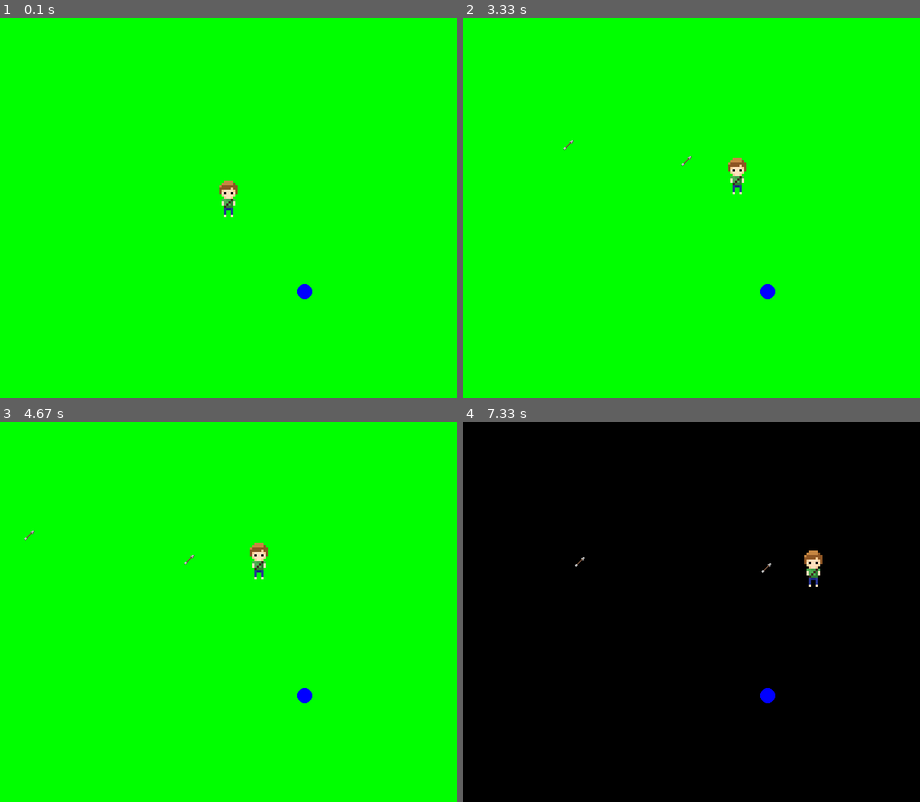
Above: before the commit, frames 1-4 (two rows, left to right).
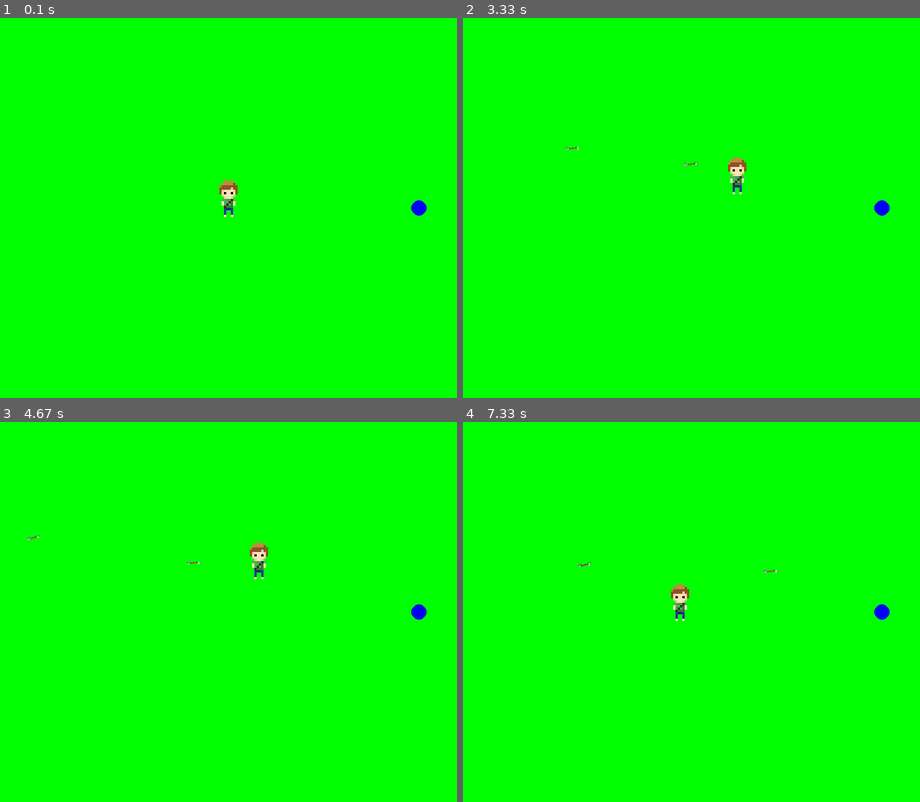
Above: after the commit, the same moments.

Repository: TomasPires/Projeto_Final_pygame
Game: pygame game, started from treasures_and_burial.py
Same seed, same stepped clock (60 frames per second), same inputs: the game is played once before the commit and once after it.
Inputs (mouse positions are in pixels of both pictures, inside the frame that each line leads up to):
- Up to frame 1 (0.1 s): no input
- Up to frame 2 (3.33 s): tap Space at 0.33, 2.33, 2.73, 3.03, 3.3 s; press the mouse at (737, 291) at 0.7 s; move the mouse to (641, 223) at 0.8 s; release the mouse at (549, 151) at 0.93 s; hold D 1-1.47 s; hold W 1.5-1.8 s; hold D 1.83-2.3 s; hold A 2.67-3.2 s; hold S from 3.23 s (still down)
- Up to frame 3 (4.67 s): release S at 3.53 s; hold A 3.57-3.97 s; tap Space at 3.63, 3.93, 4.07, 4.47 s; hold W 4-4.37 s; hold D from 4.4 s (still down)
- Up to frame 4 (7.33 s): tap Space at 4.77, 5.13, 5.53, 5.83, 6.03, 6.33, 6.53, 6.87, 7.17 s; release D at 5.03 s; hold S 5.07-5.43 s; hold A 5.47-5.93 s; hold D 5.97-6.43 s; hold W 6.47-6.77 s; hold D 6.8-7.27 s; hold A from 7.3 s (still down)

The runs differ from the first frame. In frame 1, 0.2% of the frame differs, in the area x 65-94%, y 48-74%; in frame 2, 0.3%; in frame 3, 0.3%; in frame 4, 100%, in the area x 0-100%, y 0-100%.

Commit message:
Desenvolvimento do código - Aula 03/06 - Daniel Parnes e Tomás Pires

Diff:
--- a/treasures_and_burial.py
+++ b/treasures_and_burial.py
@@ -88,7 +88,6 @@
         self.groups = groups
         self.assets = assets
 
-        # Só será possível atirar uma vez a cada 500 milissegundos
         self.last_shot = pygame.time.get_ticks()
         self.shoot_ticks = 500
 
@@ -108,16 +107,10 @@
             self.rect.bottom = HEIGHT
 
     def shoot(self):
-        # Verifica se pode atirar
         now = pygame.time.get_ticks()
-        # Verifica quantos ticks se passaram desde o último tiro.
         elapsed_ticks = now - self.last_shot
-
-        # Se já pode atirar novamente...
         if elapsed_ticks > self.shoot_ticks:
-            # Marca o tick da nova imagem.
             self.last_shot = now
-            # A nova bala vai ser criada logo acima e no centro horizontal da nave
             nova_flecha = Flecha(self.assets, self.rect.centery, self.rect.centerx)
             self.groups['all_sprites'].add(nova_flecha)
             self.groups['all_flechas'].add(nova_flecha)
@@ -139,26 +132,64 @@
         self.angle = degrees(angle)
         self.speedx = cos(angle)*self.speed
         self.speedy = sin(angle)*self.speed
+        self.image = pygame.transform.rotate(self.image,(self.angle-45))
+        self.assets = assets
+
 
     def update(self):
-        # A bala só se move no eixo y
         self.rect.y += self.speedy
         self.rect.x += self.speedx
-        # Se o tiro passar do inicio da tela, morre.
         if self.rect.bottom < 0:
             self.kill()
+
+
+class Enemy(pygame.sprite.Sprite):
+    def __init__(self,groups,assets,player):
+        n = random.randint(0,4)
+        self.assets = assets
+        self.image = self.assets['elementals'][n]
+        self.groups = groups
+        self.rect = self.image.get_rect()
+        self.rect.centerx = 550
+        self.rect.centery = HEIGHT/2
+        self.speed = 0
+        distax = player.rect.centerx - self.rect.centerx
+        distay = player.rect.centery - self.rect.centery
+        angle = atan2(distay,distax)
+        self.angle = degrees(angle)
+        self.speedx = cos(angle)*self.speed
+        self.speedy = sin(angle)*self.speed
+        self.groups = groups
+        self.assets = assets
+
+
+    def update(self):
+        if self.rect.right > WIDTH:
+            self.rect.right = WIDTH
+            self.speed = 0
+        if self.rect.left < 0:
+            self.rect.left = 0
+            self.speed = 0
+        if self.rect.top < 0:
+            self.rect.top = 0
+            self.speed = 0
+        if self.rect.bottom > HEIGHT:
+            self.rect.bottom = HEIGHT
+            self.speed = 0
 
 def janela(window):
     #grupos das sprites
     all_sprites = pygame.sprite.Group()
     all_flechas = pygame.sprite.Group()
+    all_enemies = pygame.sprite.Group()
     groups = {}
     groups['all_sprites'] = all_sprites
     groups['all_flechas'] = all_flechas
+    groups['all_enemies'] = all_enemies
     assets = load_assets()
     player = Char(groups, assets)
+    enemy = Enemy(groups,assets,player)
     all_sprites.add(player)
-
 
     #Loop principal
     gamerun = True
@@ -190,12 +221,15 @@
                     player.y_speed -=5
 
             if event.type == pygame.MOUSEMOTION:
-                mouse = list(pygame.mouse.get_pos())  ###
+                mouse = list(pygame.mouse.get_pos())
                 print(mouse)
 
         if player.rect.right >= (WIDTH)-100:
             if (HEIGHT/2)-50<player.rect.bottom<(HEIGHT/2+50):
                 MAPA = BLACK
+                player.kill()
+                player = Char(groups,assets)
+                all_sprites.add(player)
         else:
             MAPA = GREEN
 
@@ -204,7 +238,8 @@
         window.fill(MAPA) #Depois, podemos usar o comando pygame.display.flip()
         all_sprites.draw(window)
         all_flechas.draw(window)
-        pygame.draw.circle(window, BLUE,(400,360),10) ###
+        all_enemies.draw(window)
+        pygame.draw.circle(window, BLUE,(550,250),10)
         pygame.display.update()
 
 janela(window)
Binary file removed: Pixel_TreasuresandBurial/img/introscreen1-500x400.png
Binary file removed: Pixel_TreasuresandBurial/img/introscreen2-500x400.png
